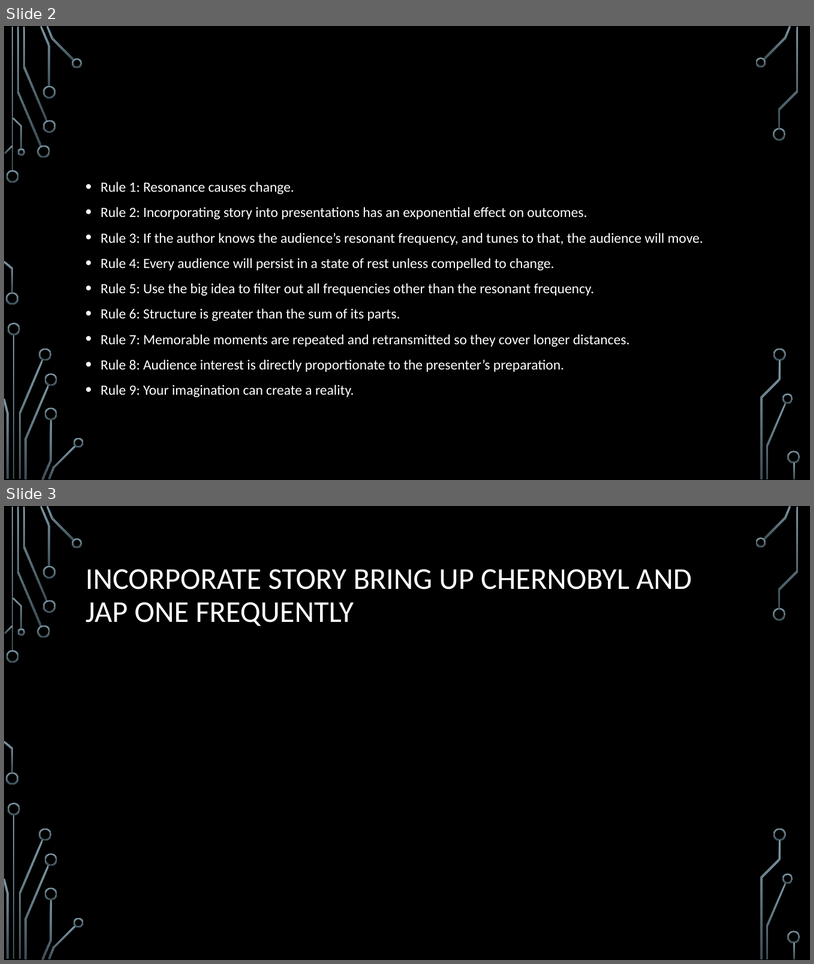
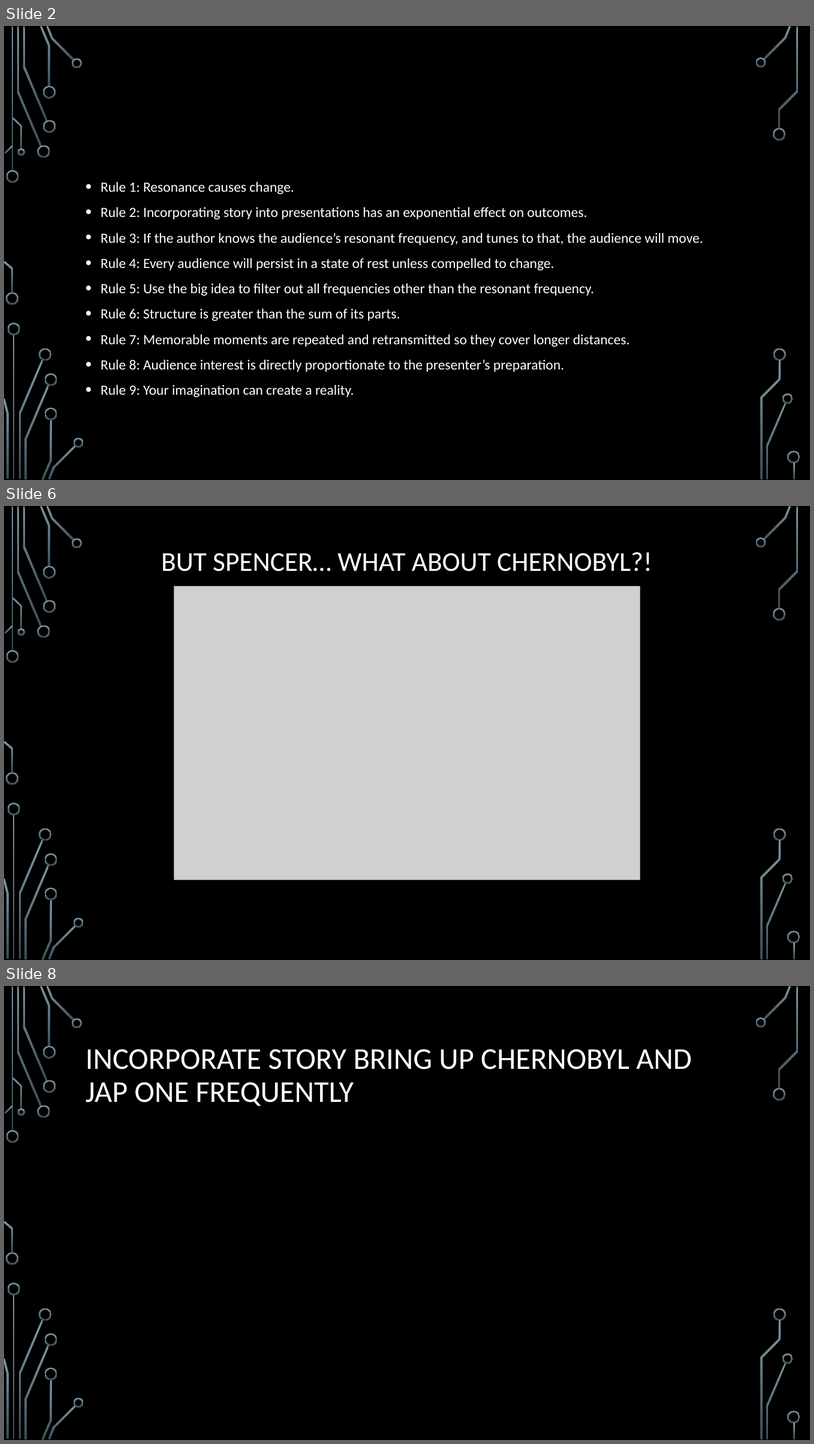
Before and after one commit to spencerswartz/UWDS735, a slide deck: Assignment3/Dr. Thorium - Persuasive Presentation.pptx. Shown one above the other, each under a label of ours: slides 2 and 3 before the commit, slides 2, 6 and 8 after it; the slides between them are not shown. The pictures are 814x964 and 814x1444 pixels, drawn with LibreOffice and Linux fonts; fonts in the diff are those of the drawing; grey boxes stand for pictures; background and template pictures are left out. Boxes give left, top, right and bottom in pixels: in the first picture for what was removed or moved away, otherwise in the second. Text is boxed around its words. In the diff, an @@ line names an element or a change of style, - is before the commit and + after.

Commit message:
images

```diff
--- a/Assignment3/Dr. Thorium - Persuasive Presentation.pptx
+++ b/Assignment3/Dr. Thorium - Persuasive Presentation.pptx
@@ slide 6 added at [4, 506, 810, 960], background picture (left out); not listed: 36 template elements that a slide beside it also shows @@
@@ title added at [161, 552, 653, 571], 32.4 pt, text #FFFFFF @@
+BUT SPENCER… WHAT ABOUT CHERNOBYL?!
@@ picture added at [174, 586, 641, 880] @@
@@ what was slide 3 is now slide 8 @@
```
Also in this commit, not shown: 1 slide changed, 4 other slides added.
